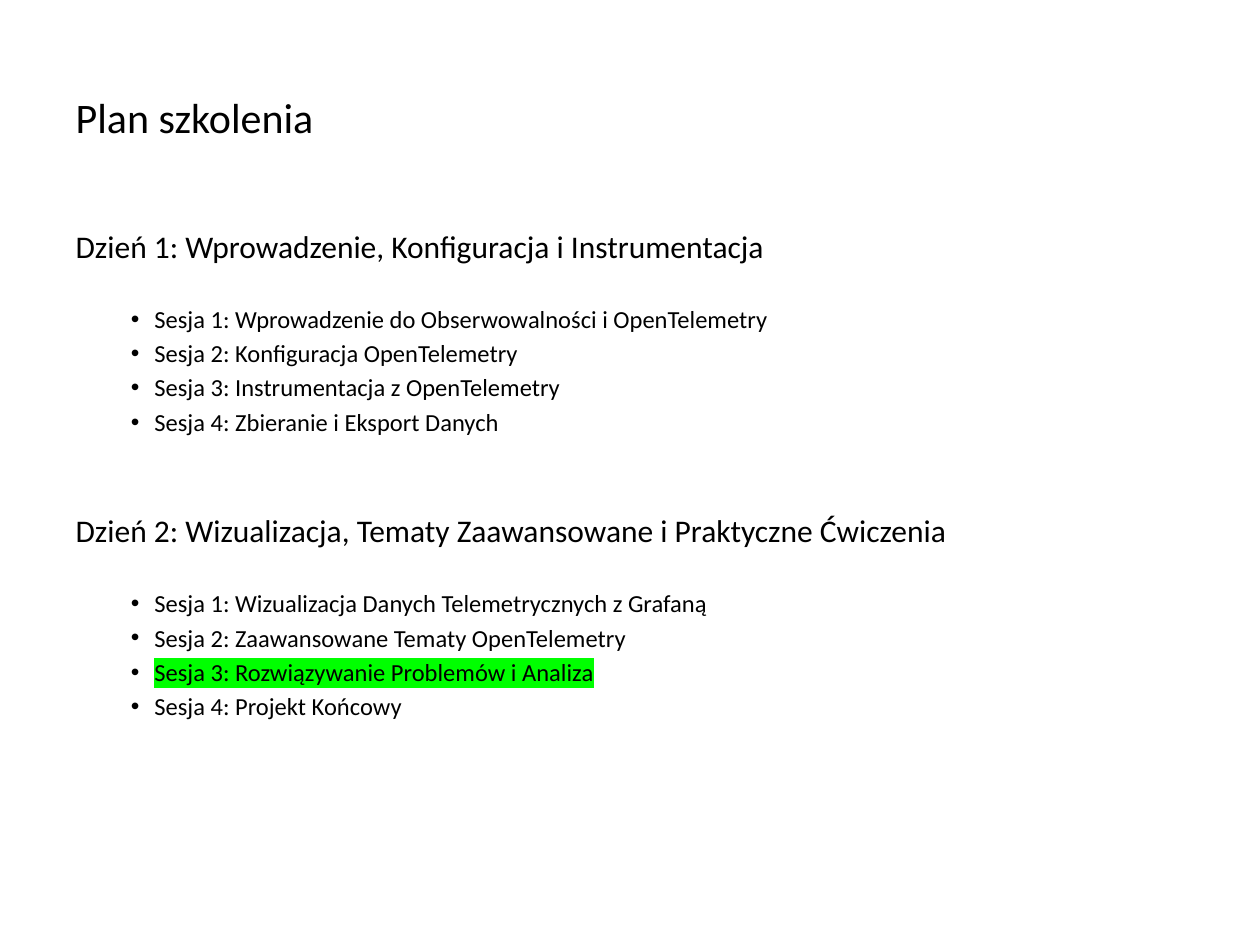
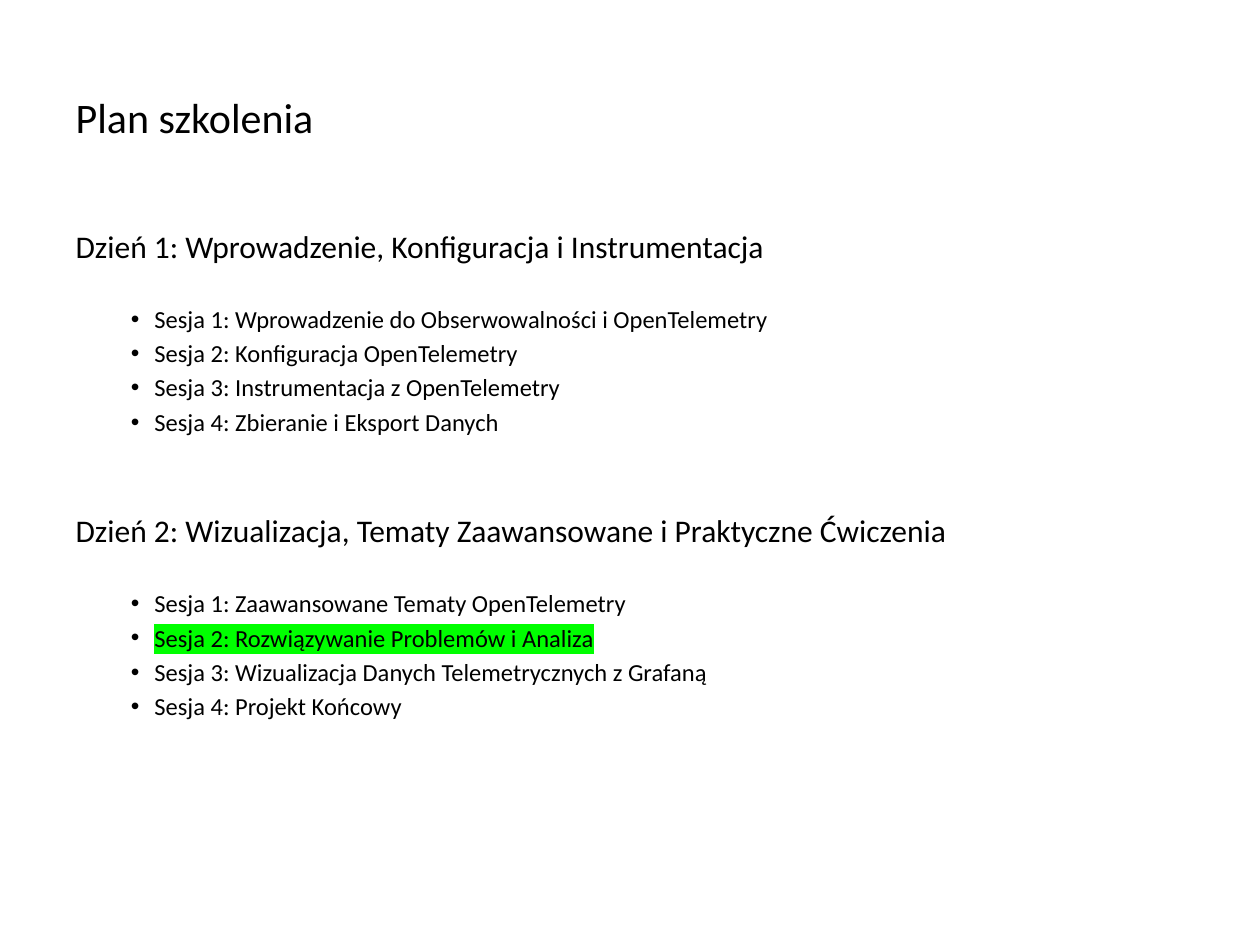
Before and after one commit to Kapsztajn/otel_training_python, a slide deck: slide 2 of otel teoria/Day 2 session Rozwiazywanie Problemow i Analiza.pptx. Drawn at 1260x945 pixels with LibreOffice and Linux fonts; fonts in the diff are those of the drawing. Boxes give left, top, right and bottom in pixels: in the first picture for what was removed or moved away, otherwise in the second. Text is boxed around its words. In the diff, an @@ line names an element or a change of style, - is before the commit and + after.

```diff
--- a/otel teoria/Day 2 session Rozwiazywanie Problemow i Analiza.pptx
+++ b/otel teoria/Day 2 session Rozwiazywanie Problemow i Analiza.pptx
@@ text at box(154, 595, 707, 686): text changed @@
-  • Sesja 1: Wizualizacja Danych Telemetrycznych z Grafaną
-  • Sesja 2: Zaawansowane Tematy OpenTelemetry
-  • Sesja 3: Rozwiązywanie Problemów i Analiza
+  • Sesja 1: Zaawansowane Tematy OpenTelemetry
+  • Sesja 2: Rozwiązywanie Problemów i Analiza
+  • Sesja 3: Wizualizacja Danych Telemetrycznych z Grafaną
```
Also in this commit, not shown: 10 other slides changed, 23 other files.
